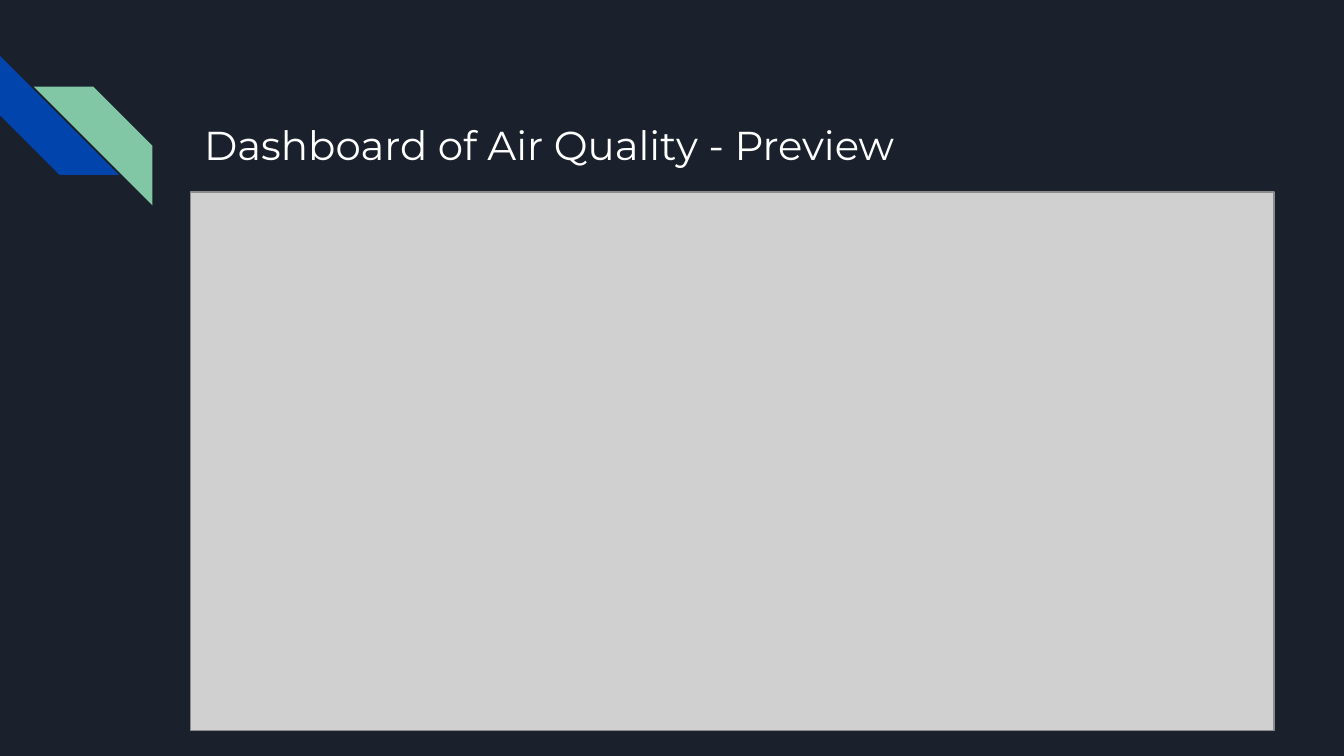
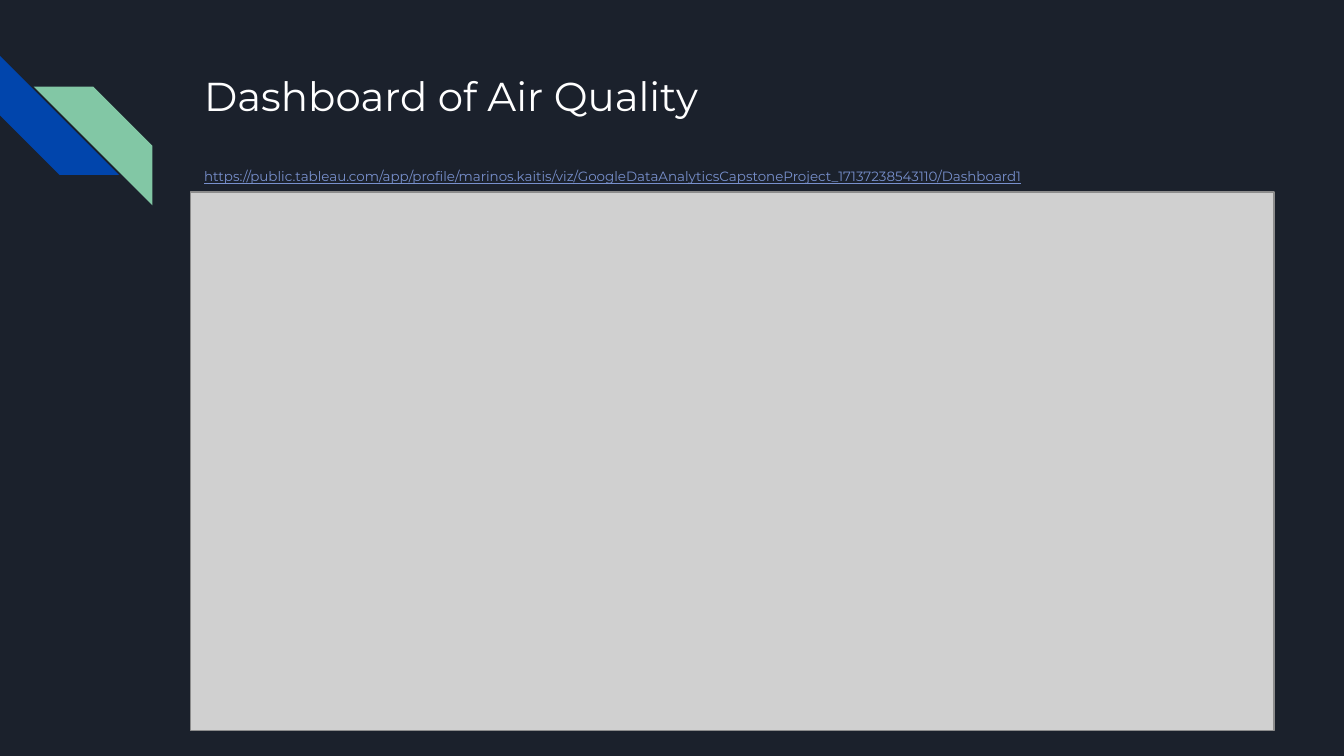
Before and after one commit to marinos32/Google-Data-Analytics-Capstone-Project, a slide deck: slide 15 of Air Pollution Change in Cyprus 2018-2023.pptx. Drawn at 1344x756 pixels with LibreOffice and Linux fonts; fonts in the diff are those of the drawing; grey boxes stand for pictures. Boxes give left, top, right and bottom in pixels: in the first picture for what was removed or moved away, otherwise in the second. Text is boxed around its words. In the diff, an @@ line names an element or a change of style, - is before the commit and + after.

```diff
--- a/Air Pollution Change in Cyprus 2018-2023.pptx
+++ b/Air Pollution Change in Cyprus 2018-2023.pptx
@@ title at (204, 81, 1021, 184): text changed; size 21.6 to 7.2 pt; text colour #FFFFFF to #7890CD @@
-Dashboard of Air Quality - Preview
+Dashboard of Air Quality
+https://public.tableau.com/app/profile/marinos.kaitis/viz/GoogleDataAnalyticsCapstoneProject_17137238543110/Dashboard1
```
